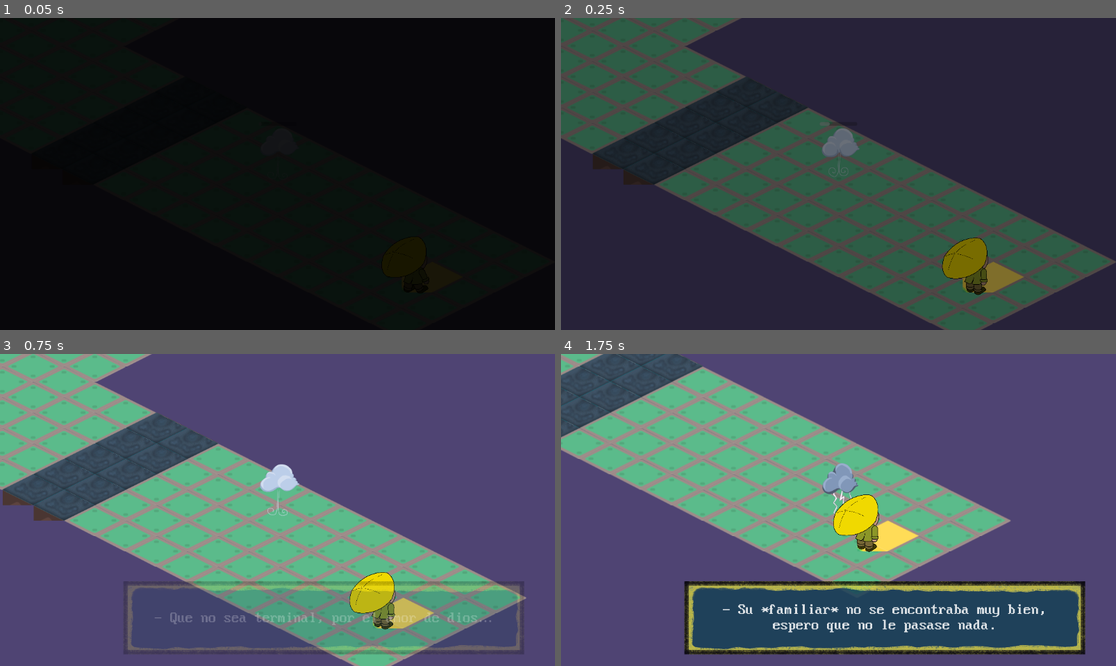
Above: before the commit, frames 1-4 (two rows, left to right).
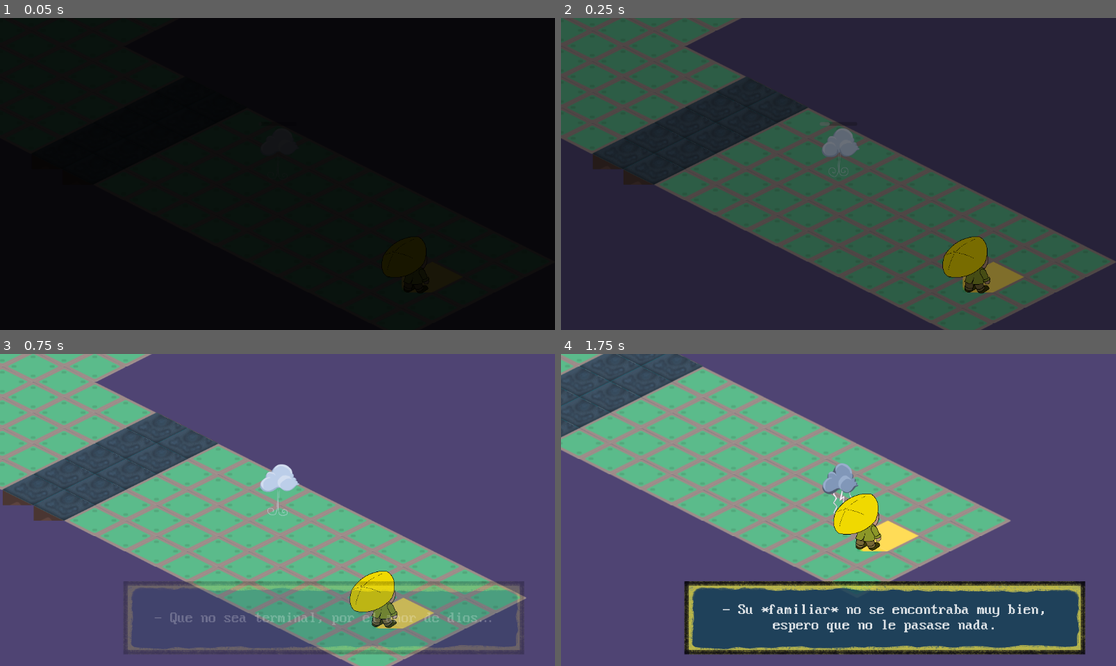
Above: after the commit, the same moments.

Repository: ManuelOteroFernandez/corujam2
Game: Godot game, scene res://LvlOne.tscn
Same seed, same stepped clock (60 frames per second), same inputs: the game is played once before the commit and once after it. This scene is started directly instead of the project's main scene. The engine's default icon, where the game draws it, is replaced by a stand-in: a white triangle on a blue panel in a dark square.
Inputs:
- Up to frame 1 (0.05 s): no input
- Up to frame 2 (0.25 s): no input
- Up to frame 3 (0.75 s): tap Enter (ui_accept) at 0.5 s; hold D (move_right) from 0.53 s (still down); tap E (interact) at 0.6 s
- Up to frame 4 (1.75 s): tap Enter (ui_accept) at 0.77, 1.52 s; release D (move_right) at 1.28 s; hold S (move_down) from 1.28 s (still down); tap Left (power_01) at 1.35 s

Frame 1 is identical in both runs. In frame 2, 0.2% of the frame differs, in the area x 68-78%, y 69-89%; in frame 3, 0.3%; in frame 4, 0.3%, in the area x 49-58%, y 44-64%.
Error before the commit: Invalid access to property or key 'is_running' on a base object of type 'PathFollow2D'. (res://npc/manolo.gd:17)

Commit message:
Orientacion de coches

Diff:
--- a/LvlOne.tscn
+++ b/LvlOne.tscn
@@ -352,8 +352,16 @@
 [node name="PathFollow2D" parent="Carretera2/Path2D" index="0" unique_id=274170767]
 speed = 300
 
+[node name="Icon2" parent="Carretera2/Path2D/PathFollow2D" index="0" unique_id=1147514821]
+rotation = -0.50963616
+flip_v = false
+
 [node name="PathFollow2D2" parent="Carretera2/Path2D" index="1" unique_id=95261328]
 speed = 350
+
+[node name="Icon" parent="Carretera2/Path2D/PathFollow2D2" index="0" unique_id=1853105038]
+rotation = -0.50963616
+flip_v = false
 
 [node name="alcantarilla" parent="Carretera2" index="2" unique_id=172162382]
 position = Vector2(-168, 24)
@@ -368,8 +376,16 @@
 [node name="PathFollow2D" parent="Semaforo2/Path2D" parent_id_path=PackedInt32Array(1178326526, 423162806) index="0" unique_id=1849471906]
 speed = 300
 
+[node name="Icon2" parent="Semaforo2/Path2D/PathFollow2D" index="1" unique_id=1626560290]
+rotation = -0.50963616
+flip_v = false
+
 [node name="PathFollow2D2" parent="Semaforo2/Path2D" parent_id_path=PackedInt32Array(1178326526, 423162806) index="1" unique_id=1476647878]
 speed = 400
+
+[node name="Icon" parent="Semaforo2/Path2D/PathFollow2D2" index="0" unique_id=1548199241]
+rotation = -0.50963616
+flip_v = false
 
 [node name="semaforo" parent="Semaforo2" index="2" unique_id=1262785045]
 position = Vector2(223.6318, -220.6736)
--- a/interactors/carretera.tscn
+++ b/interactors/carretera.tscn
@@ -4,6 +4,7 @@
 [ext_resource type="Script" uid="uid://b5mafgosmohg7" path="res://interactors/car_01.gd" id="1_qmjjp"]
 [ext_resource type="Texture2D" uid="uid://3icx4awde8gy" path="res://icon.svg" id="1_vghxt"]
 [ext_resource type="Script" uid="uid://ipg7aqwblnmj" path="res://interactors/alcantarilla.gd" id="3_633k1"]
+[ext_resource type="Texture2D" uid="uid://upsjn7mq3w13" path="res://Assets/Coche.png" id="3_yghvh"]
 [ext_resource type="Script" uid="uid://b66tnf1sota0r" path="res://interactors/area_car.gd" id="4_d51dy"]
 
 [sub_resource type="Curve2D" id="Curve2D_qmjjp"]
@@ -29,8 +30,12 @@
 rotation = 2.6246917
 script = ExtResource("1_qmjjp")
 
-[node name="Icon" type="Sprite2D" parent="Path2D/PathFollow2D" unique_id=675929995]
-texture = ExtResource("1_vghxt")
+[node name="Icon2" type="Sprite2D" parent="Path2D/PathFollow2D" unique_id=1147514821]
+position = Vector2(-8.520233, 17.011887)
+rotation = 0.5096362
+scale = Vector2(0.5237826, 0.5237826)
+texture = ExtResource("3_yghvh")
+flip_v = true
 
 [node name="Area2D" type="Area2D" parent="Path2D/PathFollow2D" unique_id=345152585 groups=["instand_damage"]]
 script = ExtResource("4_d51dy")
@@ -45,8 +50,11 @@
 script = ExtResource("1_qmjjp")
 
 [node name="Icon" type="Sprite2D" parent="Path2D/PathFollow2D2" unique_id=1853105038]
-position = Vector2(-50, -128)
-texture = ExtResource("1_vghxt")
+position = Vector2(-54.08524, -106.55502)
+rotation = 0.50963616
+scale = Vector2(0.5237826, 0.5237826)
+texture = ExtResource("3_yghvh")
+flip_v = true
 
 [node name="Area2D" type="Area2D" parent="Path2D/PathFollow2D2" unique_id=1203053197 groups=["instand_damage"]]
 position = Vector2(-50, -128)
--- a/interactors/semaforo.tscn
+++ b/interactors/semaforo.tscn
@@ -2,8 +2,8 @@
 
 [ext_resource type="Script" uid="uid://bo0sbjt1iacyk" path="res://interactors/semaforo.gd" id="1_k5rxa"]
 [ext_resource type="Script" uid="uid://b5mafgosmohg7" path="res://interactors/car_01.gd" id="2_7muef"]
-[ext_resource type="Texture2D" uid="uid://3icx4awde8gy" path="res://icon.svg" id="3_f4h1p"]
 [ext_resource type="Script" uid="uid://b66tnf1sota0r" path="res://interactors/area_car.gd" id="4_by4if"]
+[ext_resource type="Texture2D" uid="uid://upsjn7mq3w13" path="res://Assets/Coche.png" id="4_f4h1p"]
 [ext_resource type="Script" uid="uid://ipg7aqwblnmj" path="res://interactors/alcantarilla.gd" id="5_3gflv"]
 [ext_resource type="Texture2D" uid="uid://bhmt4eib5xuj3" path="res://Assets/SemaforoRojo.png" id="5_f4h1p"]
 [ext_resource type="Texture2D" uid="uid://cr7qupgureb5a" path="res://Assets/SemaforoVerde.png" id="7_by4if"]
@@ -32,14 +32,18 @@
 rotation = 2.6246917
 script = ExtResource("2_7muef")
 
-[node name="Icon" type="Sprite2D" parent="Path2D/PathFollow2D" unique_id=1770479998]
-texture = ExtResource("3_f4h1p")
-
 [node name="Area2D" type="Area2D" parent="Path2D/PathFollow2D" unique_id=1769480987 groups=["instand_damage"]]
 script = ExtResource("4_by4if")
 
 [node name="CollisionShape2D" type="CollisionShape2D" parent="Path2D/PathFollow2D/Area2D" unique_id=1524967932]
 shape = SubResource("CircleShape2D_hs8nw")
+
+[node name="Icon2" type="Sprite2D" parent="Path2D/PathFollow2D" unique_id=1626560290]
+position = Vector2(-8.520233, 17.011887)
+rotation = 0.5096362
+scale = Vector2(0.5237826, 0.5237826)
+texture = ExtResource("4_f4h1p")
+flip_v = true
 
 [node name="PathFollow2D2" type="PathFollow2D" parent="Path2D" unique_id=1476647878]
 position = Vector2(542.3225, -413.90582)
@@ -47,9 +51,12 @@
 h_offset = 500.0
 script = ExtResource("2_7muef")
 
-[node name="Icon" type="Sprite2D" parent="Path2D/PathFollow2D2" unique_id=220941657]
-position = Vector2(-50, -128)
-texture = ExtResource("3_f4h1p")
+[node name="Icon" type="Sprite2D" parent="Path2D/PathFollow2D2" unique_id=1548199241]
+position = Vector2(-54.085205, -106.55502)
+rotation = 0.5096362
+scale = Vector2(0.5237826, 0.5237826)
+texture = ExtResource("4_f4h1p")
+flip_v = true
 
 [node name="Area2D" type="Area2D" parent="Path2D/PathFollow2D2" unique_id=383145380 groups=["instand_damage"]]
 position = Vector2(-50, -128)
--- a/npc/manolo.gd
+++ b/npc/manolo.gd
@@ -14,7 +14,7 @@
 	animated_sprite_2d.play("back")
 
 func _process(delta: float) -> void:
-	if get_parent().is_running:
+	if get_parent().get_parent().is_running:
 		if not animated_sprite_2d.is_playing():
 			animated_sprite_2d.play()
 	else:
